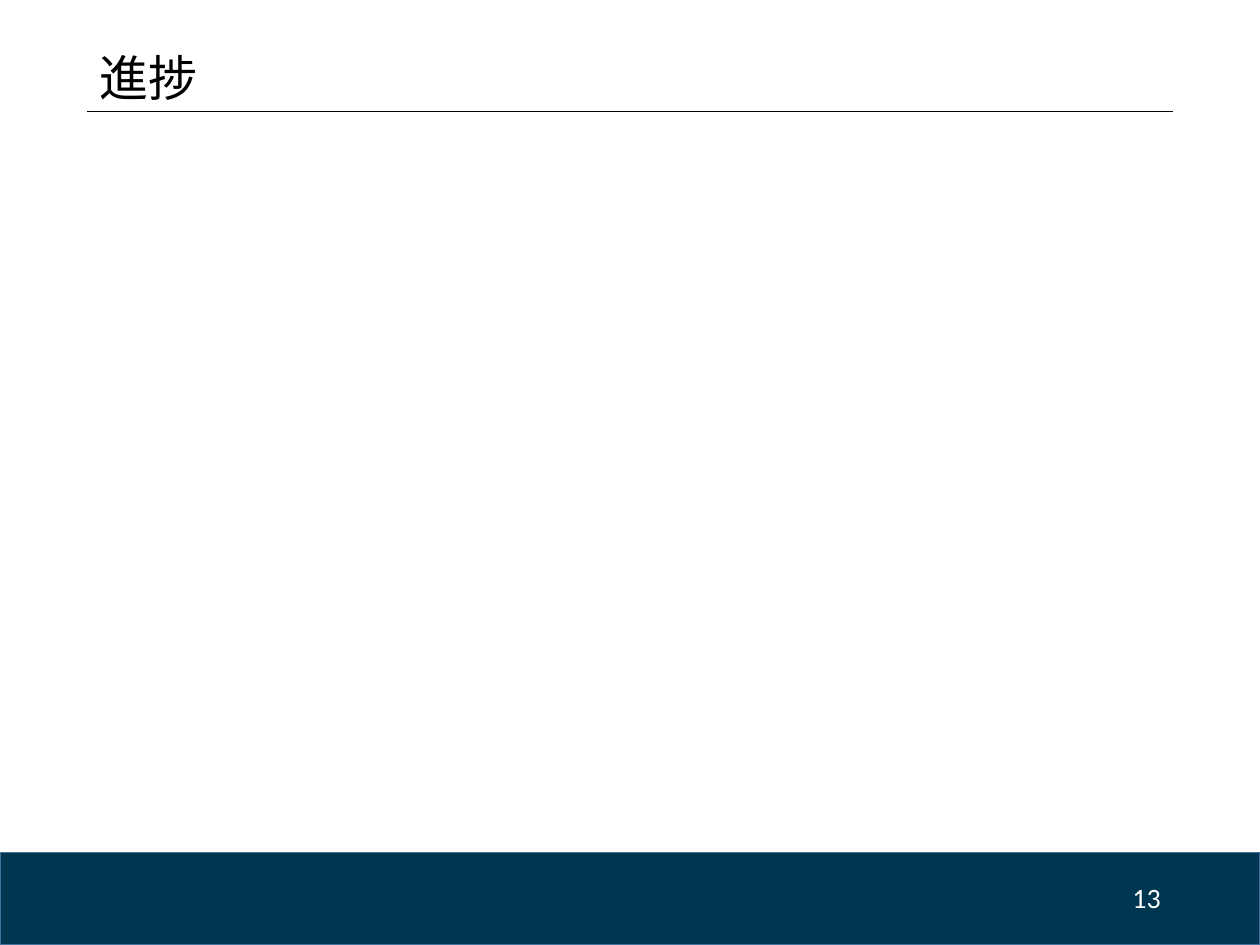
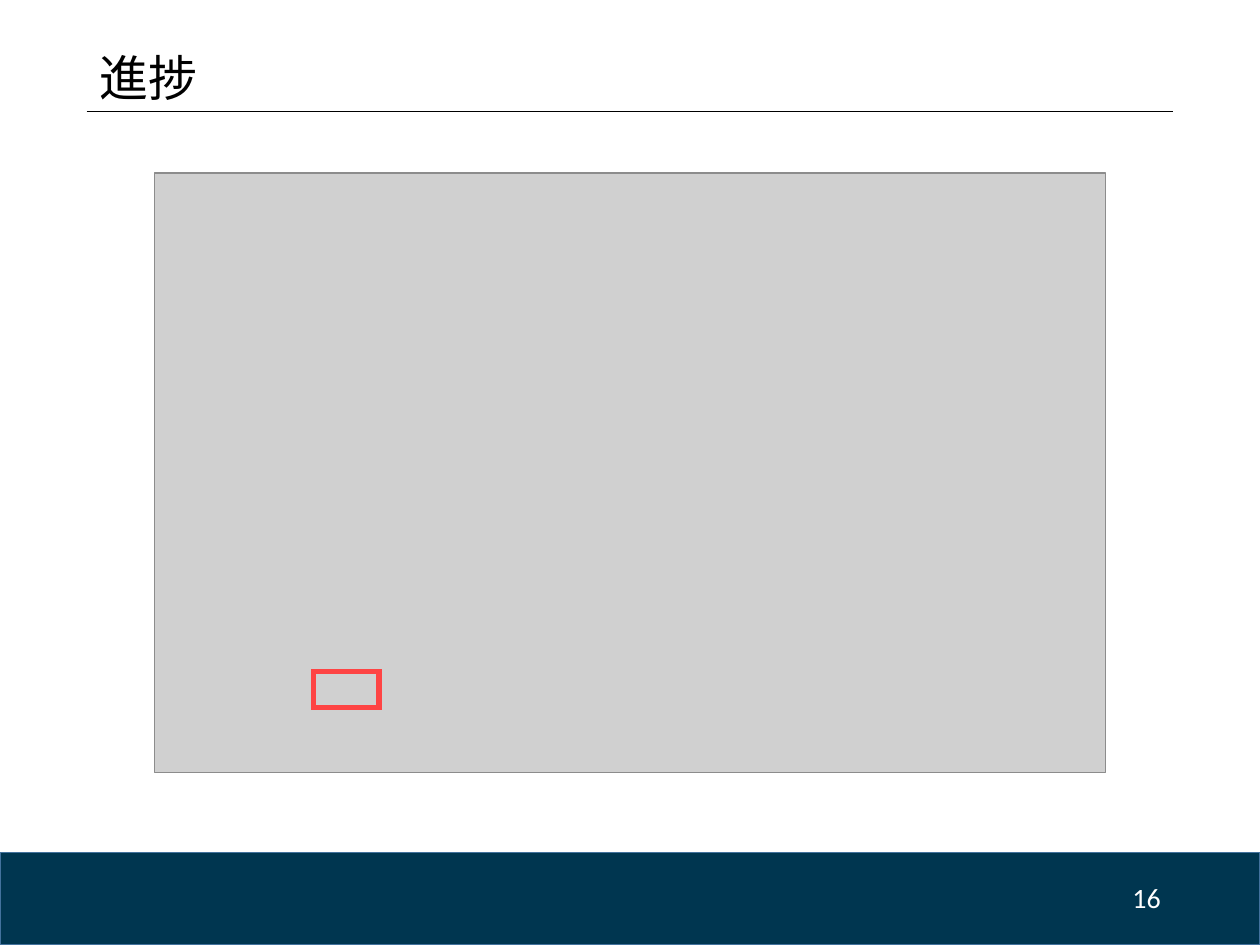
Before and after one commit to FengTianShi/CodeGenChecker, a slide deck: slide 16 of doc/進捗_7-15.pptx (slide 13 before the commit). Drawn at 1260x945 pixels with LibreOffice and Linux fonts; fonts in the diff are those of the drawing; grey boxes stand for pictures; background and template pictures are left out. Boxes give left, top, right and bottom in pixels: in the first picture for what was removed or moved away, otherwise in the second. Text is boxed around its words. In the diff, an @@ line names an element or a change of style, - is before the commit and + after.

```diff
--- a/doc/進捗_7-15.pptx
+++ b/doc/進捗_7-15.pptx
@@ picture added at <box>155,173,1106,772</box> @@
@@ rectangle added at <box>314,672,379,708</box>, outline #832B2B 3 pt @@
@@ page number at <box>1132,889,1160,909</box>: text changed @@
-13
+16
```
Also in this commit, not shown: 1 other slide changed, 4 slides added.
